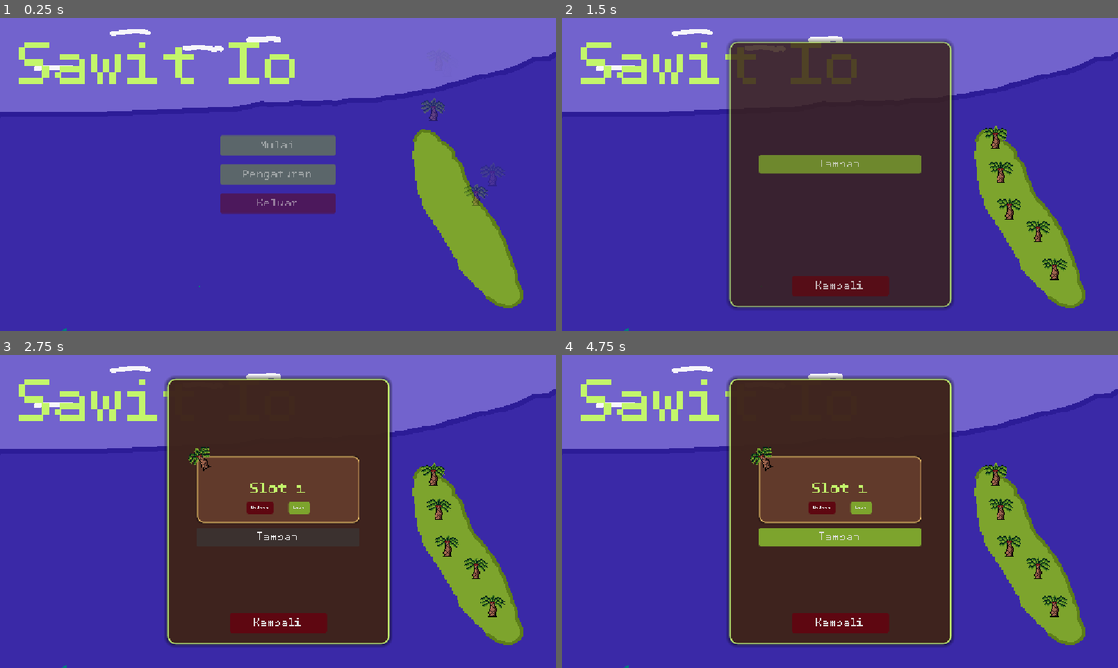
Above: before the commit, frames 1-4 (two rows, left to right).
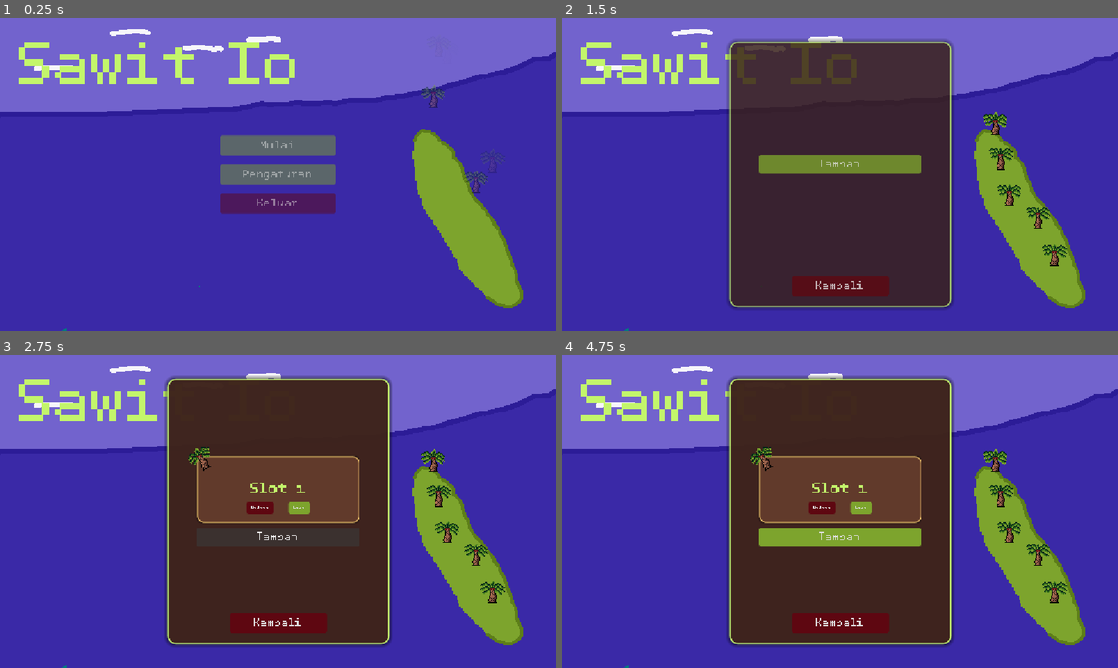
Above: after the commit, the same moments.

Repository: azizul987/Sawit-io
Game: Godot game, scene res://Scene/MainMenui.tscn
Two runs of this game, one before a commit and one after it. Both use one fixed random seed, a clock stepped at 60 frames per second and the inputs below. Sound files missing from this copy of the repository are replaced by a short silence.
Inputs (mouse positions are in pixels of both pictures, inside the frame that each line leads up to):
- Up to frame 1 (0.25 s): no input
- Up to frame 2 (1.5 s): click "Mulai" at 0.5 s; tap Enter at 1.25 s; drag from (1056, 268) to (1012, 208) at 1.27 s
- Up to frame 3 (2.75 s): click "Tambah" at 2 s
- Up to frame 4 (4.75 s): click "Kembali" at 2.75 s; click "Mulai" at 3.5 s; drag from (1040, 567) to (1001, 508) at 4.27 s

The runs differ from the first frame. In frame 1, 0.6% of the frame differs, in the area x 75-90%, y 21-60%; in frame 2, 1.4%, in the area x 75-91%, y 30-84%; in frame 3, 1.3%; in frame 4, 1.4%.

Commit message:
Implement Y-Sort, worker collision physics, and stuck prevention

Diff:
--- a/Logic/object_For_skrip/buruh.tscn
+++ b/Logic/object_For_skrip/buruh.tscn
@@ -40,11 +40,13 @@
 }]
 
 [sub_resource type="CapsuleShape2D" id="CapsuleShape2D_ndl5l"]
-radius = 2.3374195
-height = 10.103352
+radius = 4.0
+height = 14.0
 
 [node name="Buruh" type="CharacterBody2D" unique_id=339722709]
+collision_layer = 2
 script = ExtResource("1_buruh_scr")
+jarak_panen = 30.0
 
 [node name="AnimatedSprite2D" type="AnimatedSprite2D" parent="." unique_id=1182272681]
 sprite_frames = SubResource("SpriteFrames_e0b7r")
@@ -53,8 +55,9 @@
 [node name="Area2D" type="Area2D" parent="." unique_id=988995808]
 
 [node name="CollisionShape2D" type="CollisionShape2D" parent="Area2D" unique_id=815192366]
+position = Vector2(0, 1)
 shape = SubResource("CapsuleShape2D_ndl5l")
 
-[node name="CollisionShape2D" type="CollisionShape2D" parent="." unique_id=1869664008]
-position = Vector2(-0.67006874, 2.1218843)
-shape = SubResource("CapsuleShape2D_ndl5l")
+[node name="CollisionPolygon2D" type="CollisionPolygon2D" parent="." unique_id=262140528]
+position = Vector2(0, 1)
+polygon = PackedVector2Array(5, -2, 3, 0, 5, 4, 3, 8, -4, 8, -6, 3, -3, 0, -6, -4, -4, -7, 0, -9, 3, -8, 5, -5)
--- a/Logic/object_For_skrip/sawit.tscn
+++ b/Logic/object_For_skrip/sawit.tscn
@@ -43,15 +43,27 @@
 radius = 13.0
 height = 26.0
 
+[sub_resource type="CapsuleShape2D" id="CapsuleShape2D_4xwex"]
+radius = 2.5
+height = 15.997564
+
 [node name="sawit" type="Area2D" unique_id=471696647]
 scale = Vector2(2, 2)
 script = ExtResource("1_n3x0p")
 
 [node name="AnimatedSprite2D" type="AnimatedSprite2D" parent="." unique_id=1358429148]
+position = Vector2(0, -14)
 sprite_frames = SubResource("SpriteFrames_lnuuc")
 autoplay = "default"
 frame_progress = 0.20006245
 
 [node name="CollisionShape2D" type="CollisionShape2D" parent="." unique_id=53657342]
-position = Vector2(0, 2)
+position = Vector2(-0.5, -12)
 shape = SubResource("CapsuleShape2D_sfyop")
+
+[node name="StaticBody2D" type="StaticBody2D" parent="." unique_id=114638793]
+
+[node name="CollisionShape2D" type="CollisionShape2D" parent="StaticBody2D" unique_id=300636431]
+position = Vector2(2.9802322e-08, -1.0000001)
+rotation = -1.553343
+shape = SubResource("CapsuleShape2D_4xwex")
--- a/Logic/skrip/buruh.gd
+++ b/Logic/skrip/buruh.gd
@@ -12,6 +12,11 @@
 var target_sawit: Node2D = null
 var sawit_sebelumnya: Node2D = null
 var sedang_panen: bool = false
+
+# --- Variabel Anti-Nyangkut ---
+var waktu_stuck: float = 0.0
+var batas_waktu_stuck: float = 2.0
+var posisi_sebelumnya: Vector2 = Vector2.ZERO
 
 func _physics_process(delta: float) -> void:
 	if sedang_panen:
@@ -29,11 +34,27 @@
 
 	if jarak <= jarak_panen:
 		lakukan_panen()
+		waktu_stuck = 0.0 # Reset
 	else:
 		# Berjalan menuju sawit terdekat
 		var arah := (target_sawit.global_position - global_position).normalized()
 		velocity = arah * kecepatan_jalan
 		move_and_slide()
+
+		# --- Sistem Deteksi Nyangkut (Stuck) ---
+		var jarak_gerak = global_position.distance_to(posisi_sebelumnya)
+		# Jika bergeraknya sangat lambat (kurang dari setengah kecepatan wajar per frame)
+		if jarak_gerak < (kecepatan_jalan * delta * 0.5):
+			waktu_stuck += delta
+			if waktu_stuck >= batas_waktu_stuck:
+				# TELEPORT! Pindahkan buruh paksa ke dekat pohon target
+				global_position = target_sawit.global_position + Vector2(randf_range(-15, 15), randf_range(10, 20))
+				waktu_stuck = 0.0 # Reset
+		else:
+			waktu_stuck = 0.0 # Reset karena jalan lancar
+
+		posisi_sebelumnya = global_position
+		# --------------------------------------
 
 		# Animasi berjalan & balik badan menghadap ke arah jalan
 		if not sprite.is_playing():
--- a/Scene/main.tscn
+++ b/Scene/main.tscn
@@ -30,6 +30,7 @@
 [ext_resource type="PackedScene" uid="uid://bo64klwetfcw" path="res://Scene/pause.tscn" id="pause_scene"]
 
 [node name="Main" type="Node2D" unique_id=457701414]
+y_sort_enabled = true
 metadata/_edit_horizontal_guides_ = [2677.7537]
 
 [node name="map" type="Node2D" parent="." unique_id=539465666]
@@ -483,6 +484,7 @@
 layer = 10
 
 [node name="Pause" parent="CanvasLayerPause" unique_id=1963674684 instance=ExtResource("pause_scene")]
+visible = false
 
 [node name="Buruh" parent="." unique_id=339722709 instance=ExtResource("27_xw8bv")]
 position = Vector2(7247.5186, 8091.838)
